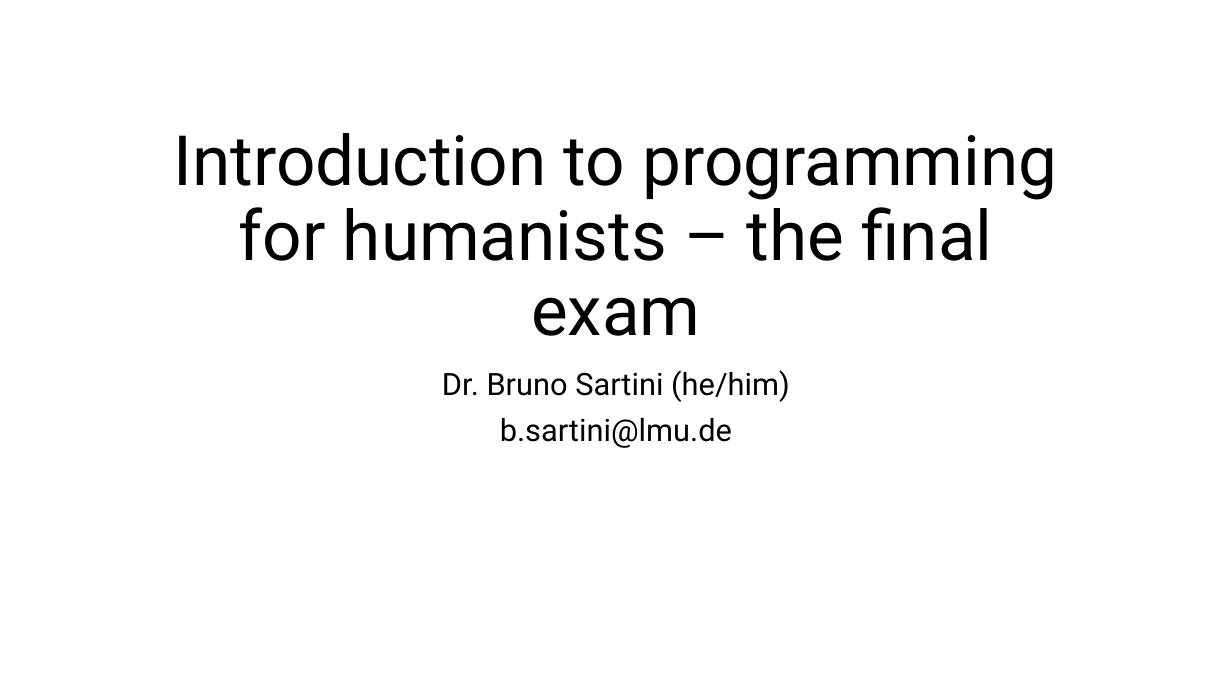
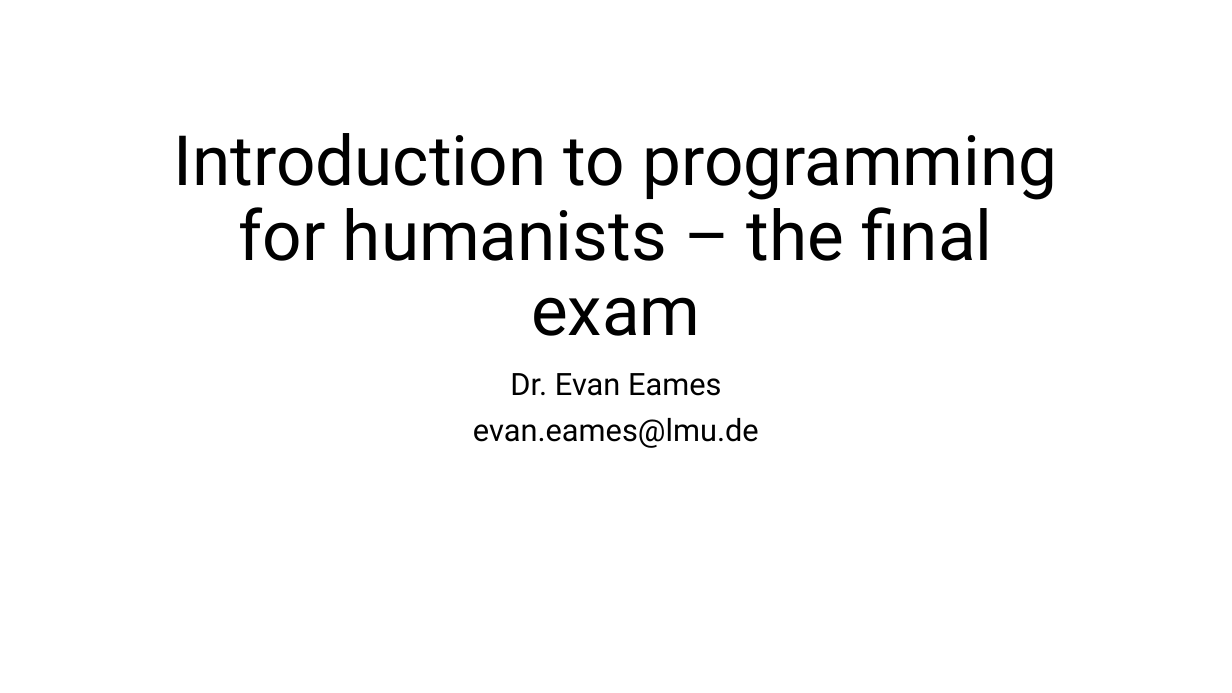
Before and after one commit to EvanEames/IPFH2526, a slide deck: slide 1 of week10/ITP4Hexamguidelines.pptx. Drawn at 1232x693 pixels with LibreOffice and Linux fonts; fonts in the diff are those of the drawing. Boxes give left, top, right and bottom in pixels: in the first picture for what was removed or moved away, otherwise in the second. Text is boxed around its words. In the diff, an @@ line names an element or a change of style, - is before the commit and + after.

```diff
--- a/week10/ITP4Hexamguidelines.pptx
+++ b/week10/ITP4Hexamguidelines.pptx
@@ subtitle at box(473, 373, 759, 448): text changed @@
-Dr. Bruno Sartini (he/him)
-b.sartini@lmu.de
+Dr. Evan Eames
+evan.eames@lmu.de
```
Also in this commit, not shown: 1 other slide changed, 3 other files.
